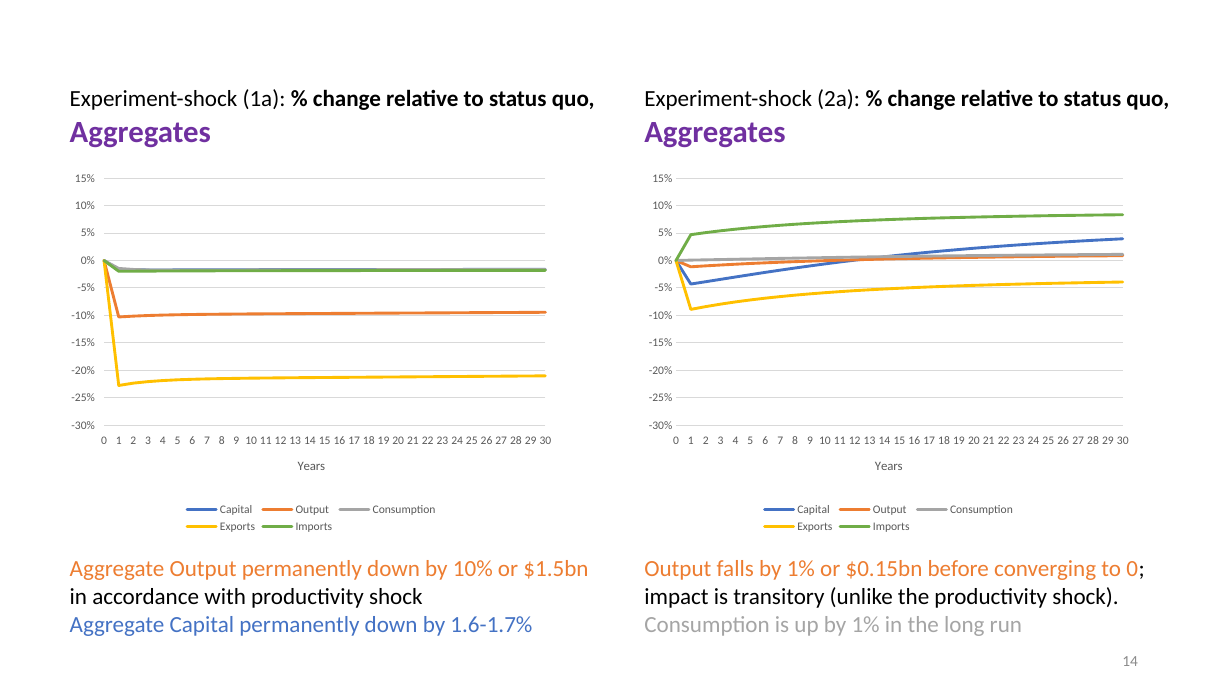
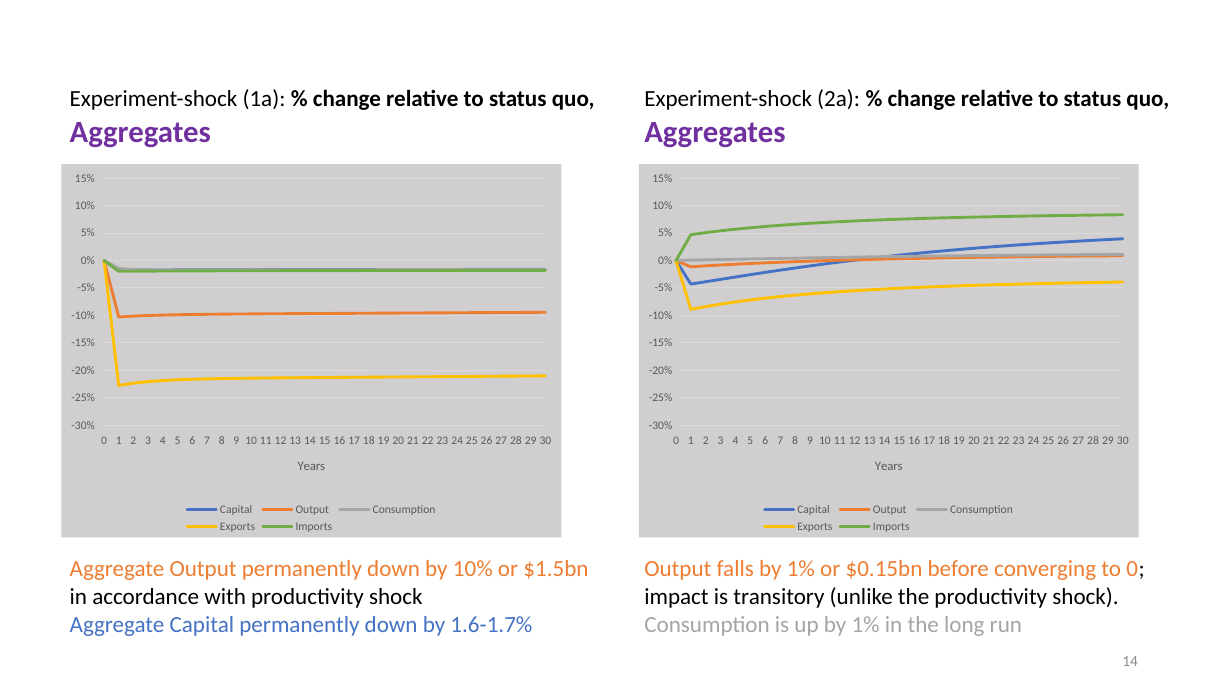
Before and after one commit to patrickocal/gladstone, a slide deck: slide 14 of powerpoint/glad-slides.pptx. Drawn at 1232x693 pixels with LibreOffice and Linux fonts; fonts in the diff are those of the drawing. Boxes give left, top, right and bottom in pixels: in the first picture for what was removed or moved away, otherwise in the second. Text is boxed around its words. In the diff, an @@ line names an element or a change of style, - is before the commit and + after.

```diff
--- a/powerpoint/glad-slides.pptx
+++ b/powerpoint/glad-slides.pptx
@@ line chart at box(61, 165, 561, 538) @@
@@ background changed @@
@@ line chart at box(639, 165, 1139, 538) @@
@@ background changed @@
```
Also in this commit, not shown: 6 other slides changed, 1 other file.
